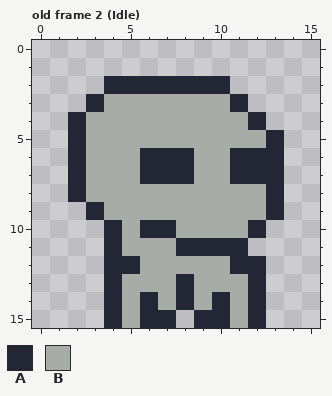
File history of a pixel-art file, PuzzlePlatformer/source/images/player-table-16-16.ase. Above, as it was before the edit.
16x16 pixels, 7 frames. Shown: old frame 2 (Idle).
Palette (. is transparent): A #232635  B #a7aca7
Pixels before, old frame 2 (Idle), first column x 2:
 2 ..AAAAAAA...
 3 .ABBBBBBBA..
 4 ABBBBBBBBBA.
 5 ABBBBBBBBBBA
 6 ABBBAAABBAAA
 7 ABBBAAABBAAA
 8 ABBBBBBBBBBA
 9 .ABBBBBBBBBA
10 ..ABAABBBBA.
11 ..ABBBAAAA..
12 ..AABBBBBAA.
13 ..ABBBABBBA.
14 ..ABABABABA.
15 ..ABAA.AABA.
After the commit:
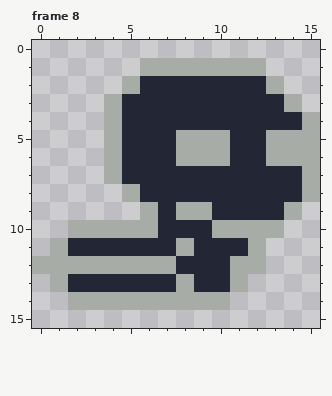
A new or re-ordered frame is compared with the old frame closest to it.
Edits made:
frames 7 -> 8
Changed rows in their new state; - is an unchanged pixel.
Frame 8 is new; against old frame 2 (Idle):
first column x 0:
 1 ------BBBBBBB---
 2 ----.B-----AAB--
 3 ---.-AAAAAA-AAB-
 4 --..-AAAAAAA-AAB
 5 --..-AAA---AABBB
 6 --..-A--B----BBB
 7 --..-A---AA---AB
 8 --...-AAAAAAA-AB
 9 ---...-A--AAA-B-
10 --BBB-B-AA--BB--
11 -BAA-AAAB---B---
12 BBBBBB--AAABB---
13 -BAA-AAABAA-.---
14 --BBB-B-B-B..---
15 ----....-....---
